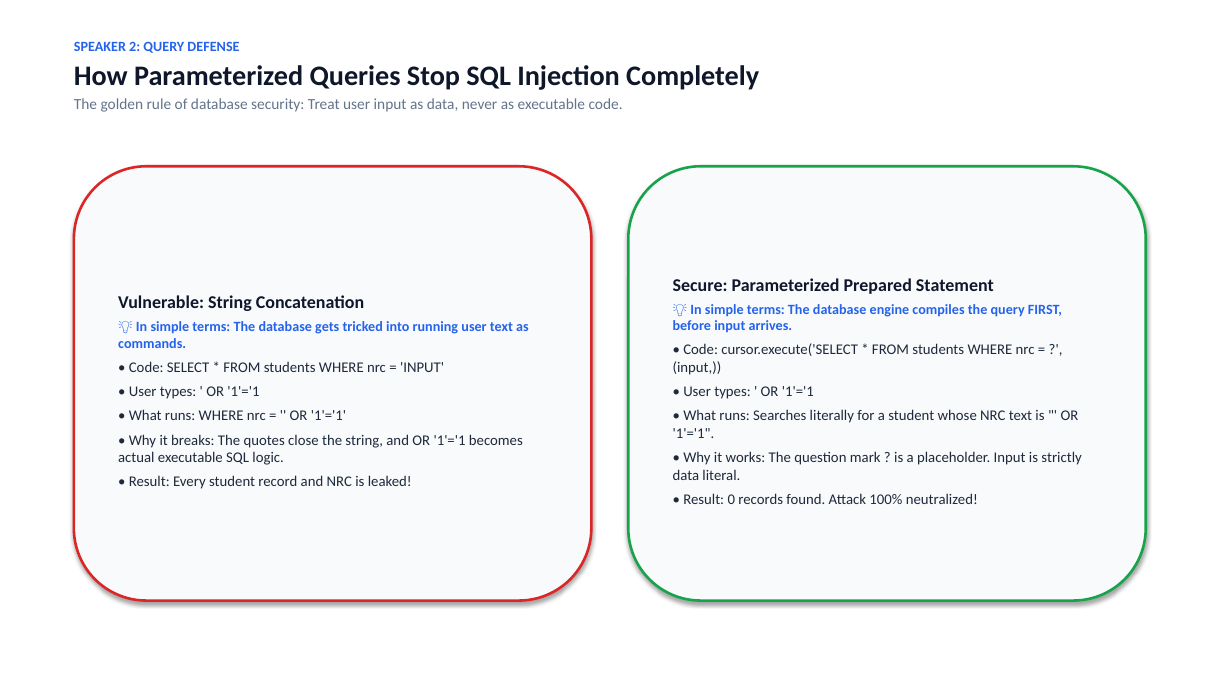
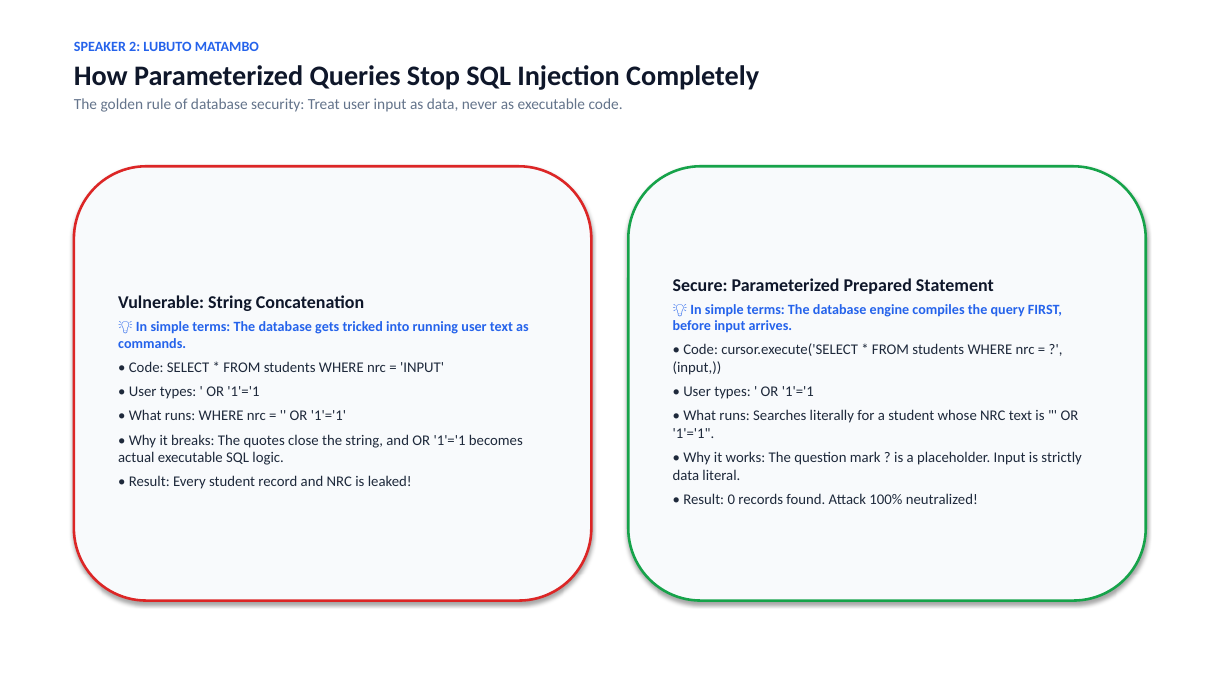
Before and after one commit to comfortpenyengwe-afk/ADA-assignment-for-the-ohns, a slide deck: slide 5 of BIT3360_Database_Security_Presentation.pptx. Drawn at 1232x693 pixels with LibreOffice and Linux fonts; fonts in the diff are those of the drawing. Boxes give left, top, right and bottom in pixels: in the first picture for what was removed or moved away, otherwise in the second. Text is boxed around its words. In the diff, an @@ line names an element or a change of style, - is before the commit and + after.

Commit message:
Update title slide with Comfort Penyengwe, Lubuto Matambo, Lamla Mwanza, and Gideon Namuya

```diff
--- a/BIT3360_Database_Security_Presentation.pptx
+++ b/BIT3360_Database_Security_Presentation.pptx
@@ text at (x1=74, y1=41, x2=259, y2=51): text changed @@
-SPEAKER 2: QUERY DEFENSE
+SPEAKER 2: LUBUTO MATAMBO
```
Also in this commit, not shown: 11 other slides changed, 2 other files.
